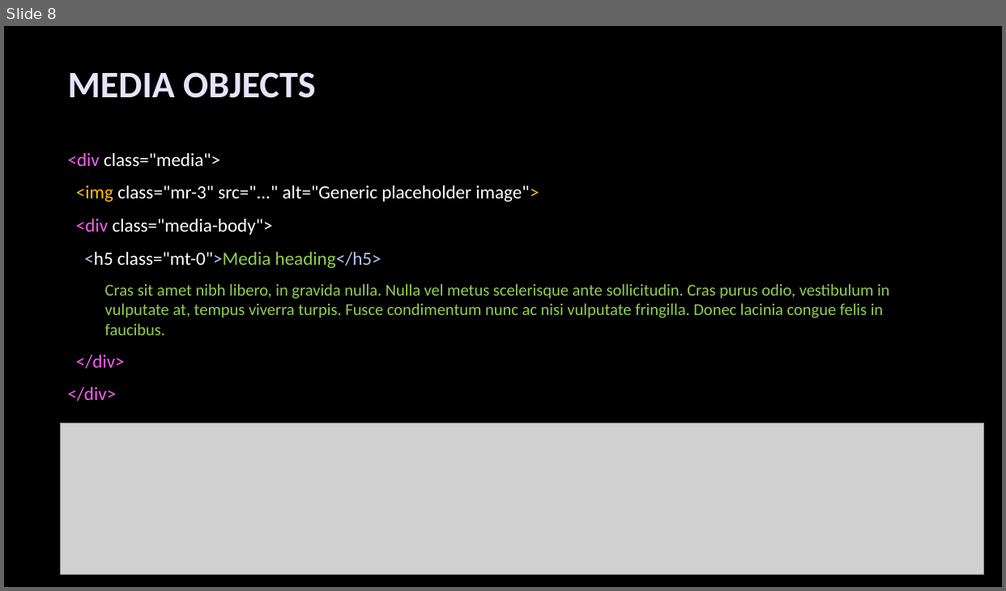
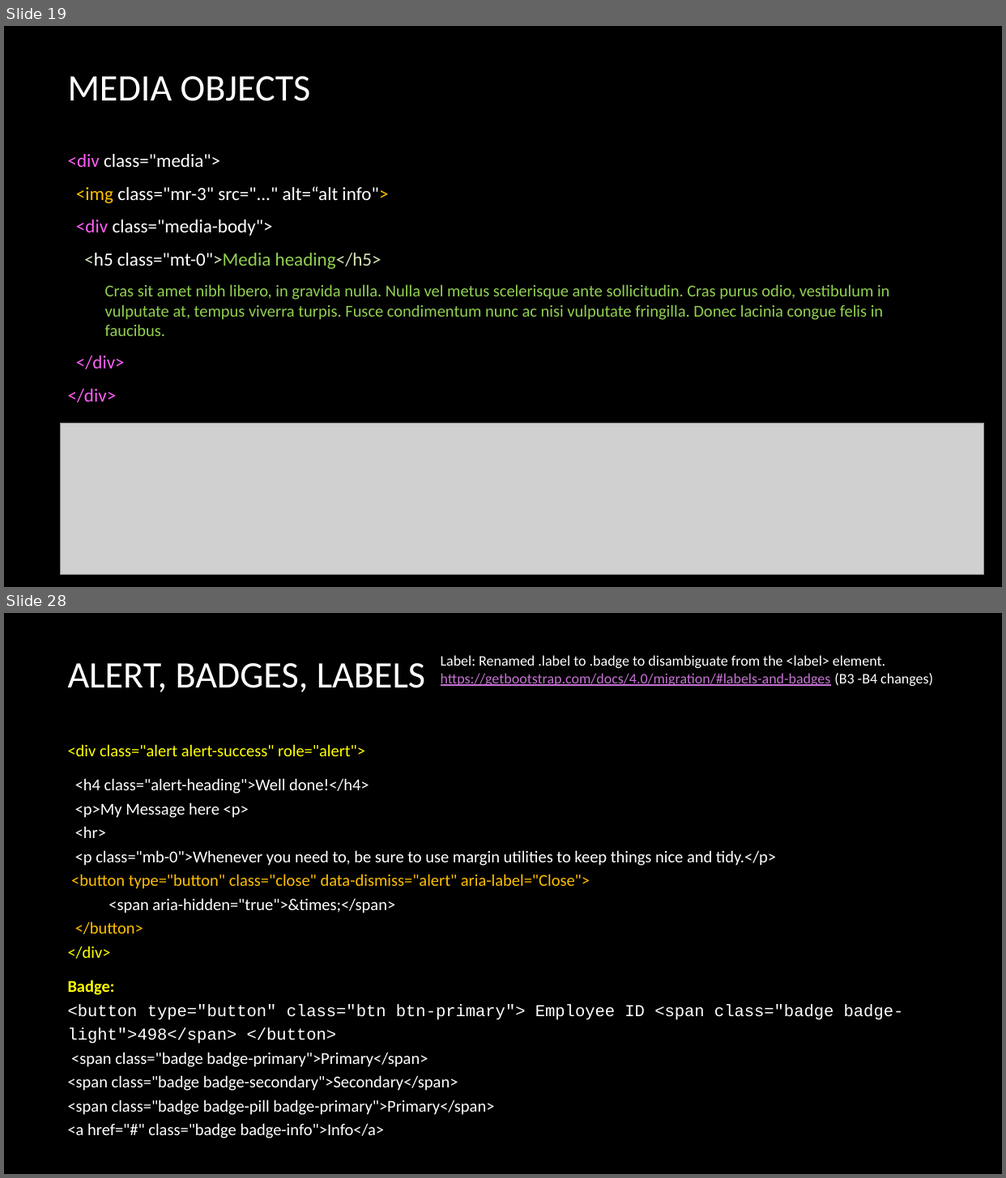
Before and after one commit to deepavn/bootstrap4, a slide deck: material/Bootstrap_Layout.pptx. Shown one above the other, each under a label of ours: slide 8 before the commit, slides 19 and 28 after it; the slides between them are not shown. The pictures are 1006x591 and 1006x1178 pixels, drawn with LibreOffice and Linux fonts; fonts in the diff are those of the drawing; grey boxes stand for pictures; background and template pictures are left out. Boxes give left, top, right and bottom in pixels: in the first picture for what was removed or moved away, otherwise in the second. Text is boxed around its words. In the diff, an @@ line names an element or a change of style, - is before the commit and + after.

```diff
--- a/material/Bootstrap_Layout.pptx
+++ b/material/Bootstrap_Layout.pptx
@@ slide 28 added at (x1=4, y1=613, x2=1002, y2=1174), background picture (left out) @@
@@ text added at (x1=441, y1=655, x2=933, y2=686), 14 pt, text #FFFFFF @@
+Label: Renamed .label to .badge to disambiguate from the <label> element.
+https://getbootstrap.com/docs/4.0/migration/#labels-and-badges (B3 -B4 changes)
@@ title added at (x1=68, y1=663, x2=425, y2=692), 36 pt, text #FFFFFF @@
+ALERT, BADGES, LABELS
@@ text added at (x1=68, y1=744, x2=904, y2=1139), 16 pt, text #FFFFFF @@
+<div class="alert alert-success" role="alert">
+<h4 class="alert-heading">Well done!</h4>
+<p>My Message here <p>
+<hr>
+<p class="mb-0">Whenever you need to, be sure to use margin utilities to keep things nice and tidy.</p>
+<button type="button" class="close" data-dismiss="alert" aria-label="Close">
+<span aria-hidden="true">&times;</span>
+</button>
+</div>
+Badge:
+<button type="button" class="btn btn-primary"> Employee ID <span class="badge badge-light">498</span> </button>
+<span class="badge badge-primary">Primary</span>
+<span class="badge badge-secondary">Secondary</span>
+<span class="badge badge-pill badge-primary">Primary</span>
+<a href="#" class="badge badge-info">Info</a>
@@ what was slide 8 is now slide 19 @@
@@ slide 19 changed as well @@
@@ title "MEDIA OBJECTS" at (x1=68, y1=76, x2=311, y2=101): text colour #E7E3F9 to #FFFFFF, bold off @@
@@ text at (x1=76, y1=186, x2=388, y2=203): text changed @@
-<img class="mr-3" src="..." alt="Generic placeholder image">
+<img class="mr-3" src="..." alt=“alt info">
@@ text at (x1=84, y1=253, x2=381, y2=269): text colour #B5C8F5 to #D3E3B7 in "<h5 class="mt-0">Media heading</h5>" @@
```
Also in this commit, not shown: 5 other slides changed, 27 other slides added, 2 slides removed, 2 other files.
